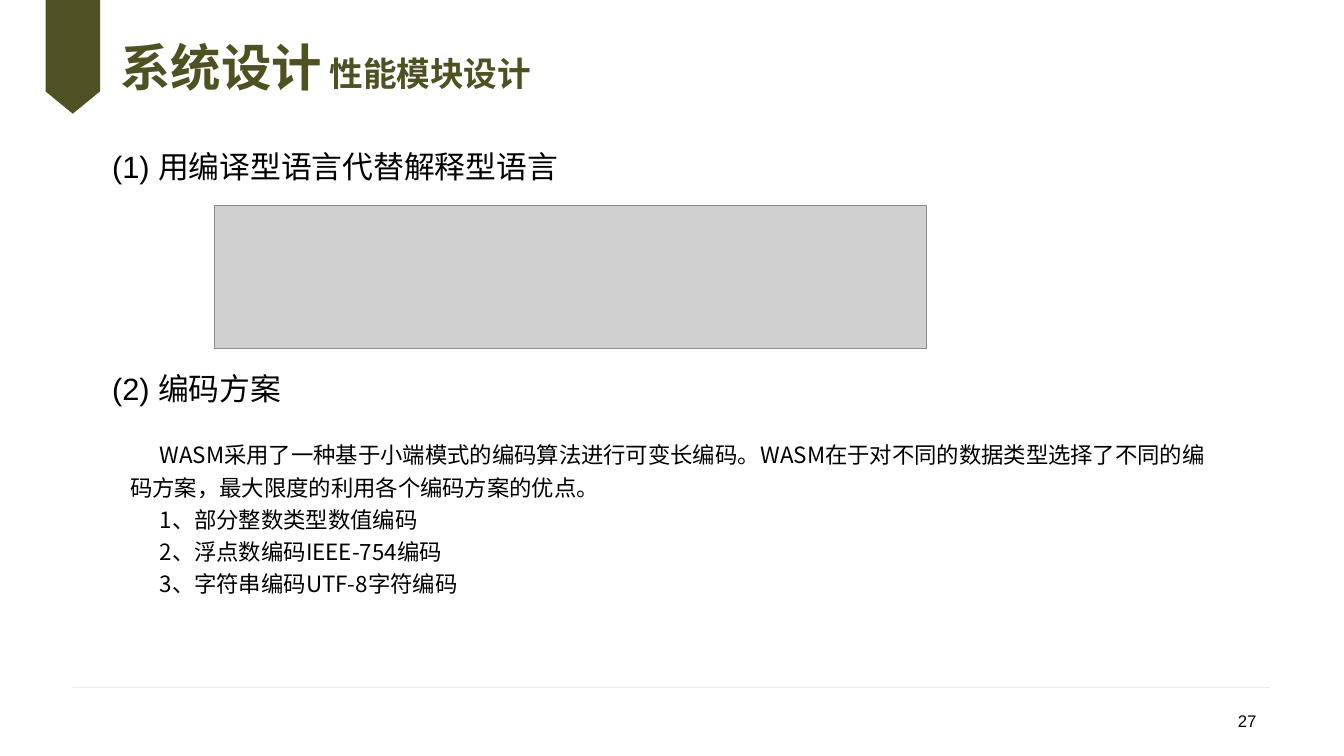
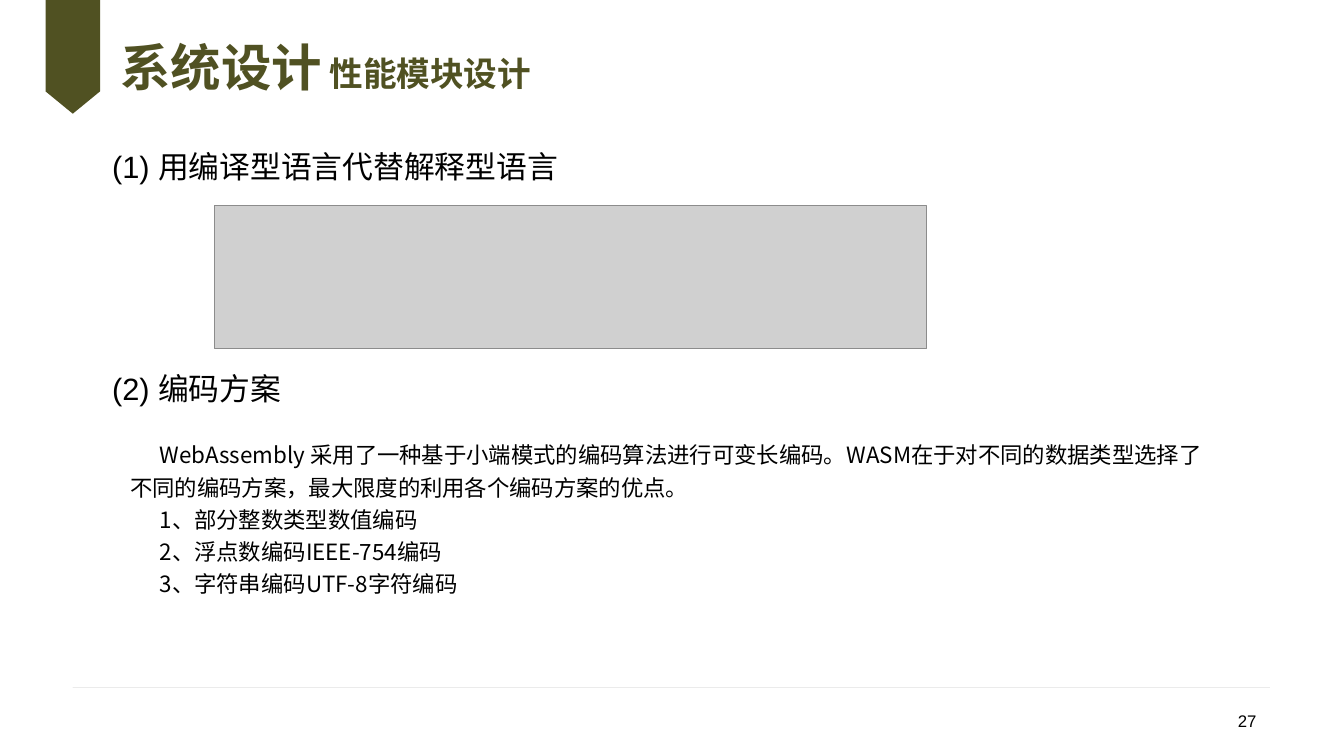
Before and after one commit to knoxnoe/GraduationProject, a slide deck: slide 27 of doc/paper/缑通旺-开题.pptx. Drawn at 1344x756 pixels with LibreOffice and Linux fonts; fonts in the diff are those of the drawing; grey boxes stand for pictures; background and template pictures are left out. Boxes give left, top, right and bottom in pixels: in the first picture for what was removed or moved away, otherwise in the second. Text is boxed around its words. In the diff, an @@ line names an element or a change of style, - is before the commit and + after.

```diff
--- a/doc/paper/缑通旺-开题.pptx
+++ b/doc/paper/缑通旺-开题.pptx
@@ text at <box>130,444,1201,499</box>: text changed @@
-WASM采用了一种基于小端模式的编码算法进行可变长编码。WASM在于对不同的数据类型选择了不同的编码方案，最大限度的利用各个编码方案的优点。
+WebAssembly 采用了一种基于小端模式的编码算法进行可变长编码。WASM在于对不同的数据类型选择了不同的编码方案，最大限度的利用各个编码方案的优点。
```
Also in this commit, not shown: 3 other slides changed, 4 other files.
